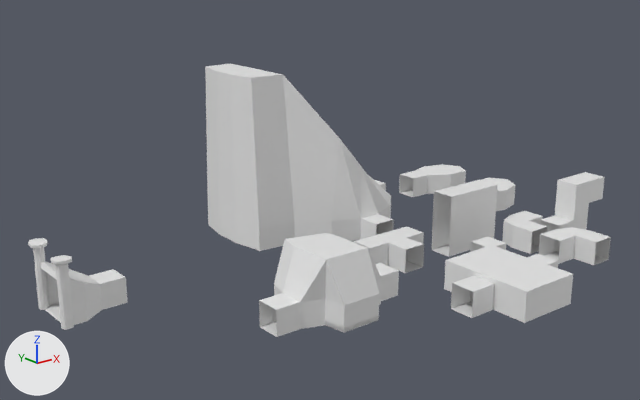
The glTF model locations/dependencies/sunkenTemple1.glb, before and after one commit.
Both versions are drawn from a 50 mm camera at (-52.6, -44.0, 25.6) aimed at (-7.9, 11.9, 3.2). Every picture has the same lights, and +X, +Y and +Z are marked at lower left. The older version comes first. Where no turn or scale is listed for an object, it has been applied to the vertices. Vertices at exactly the same position are counted once.

Names of what the first picture shows: 'bedroom1', 'bedroom2', 'entrance', 'junction', 'ladder', 'mainHall', 'smallChurch', 'stairwell', 'turnLeft', 'turnRight', 'wideRoom' and 1 more.
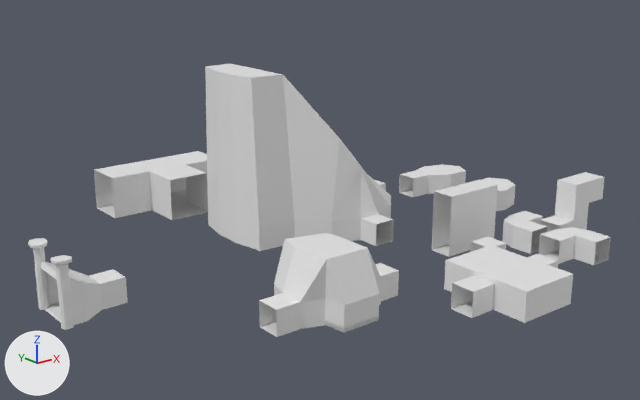
Where the newer file only moved an object's origin or applied its transform, the numbers keep the older frame.

The change, as a diff of the scene's bpy script:
```diff
--- a/locations/dependencies/sunkenTemple1.glb.py
+++ b/locations/dependencies/sunkenTemple1.glb.py
@@ mat_floor_007 @@
+mat_floor_007 = principled_material('floor.007')
+mat_floor_007.base_color = (0.8, 0.8, 0.8)  # white #e7e7e7
@@ me_cube_021 @@
 # used by ob_junction; location = (-5.35, 3.94, 0.0); rotation_euler = (0.0, 0.0, -1.573), in degrees (0, 0, -90)
-me_cube_021.from_pydata(...)  # 20 vertices, 30 faces; spans x -3.0..1.0, y -3.0..2.95, z -1.0..1.0
+me_cube_021.from_pydata(...)  # 20 vertices, 30 faces; spans x -17.34..-5.44, y 27.61..35.6, z -1.61..2.39
+# me_cube_021 part 1: 20 vertices removed from x -3.0..1.0, y -3.0..2.95, z -1.0..1.0
+# me_cube_021 part 2: 20 vertices added at x -17.34..-5.44, y 27.61..35.6, z -1.61..2.39
 me_cube_021.materials.append(mat_material_001)
 me_cube_021.materials.append(mat_walls_001)
+me_cube_021.materials.append(mat_floor_007)  # white #e7e7e7
@@ ob_junction @@
 ob_junction = bpy.data.objects.new('junction', me_cube_021)
-ob_junction.location = (-5.35, 3.94, 0.0)
-ob_junction.rotation_euler = (0.0, 0.0, -1.573)  # degrees (0, 0, -90)
+ob_junction.location = (0.0, 0.0, 0.0)
```

Location of each change, [x1, y1, x2, y2] in pixels of the pictures (640 x 400 px):
'junction', reshaped, moved, turned
    before: [354, 227, 424, 273]
    after: [94, 151, 208, 220]
part 1 of me_cube_021, deleted
    before: [354, 227, 424, 273]
part 2 of me_cube_021, added
    after: [94, 151, 208, 220]
